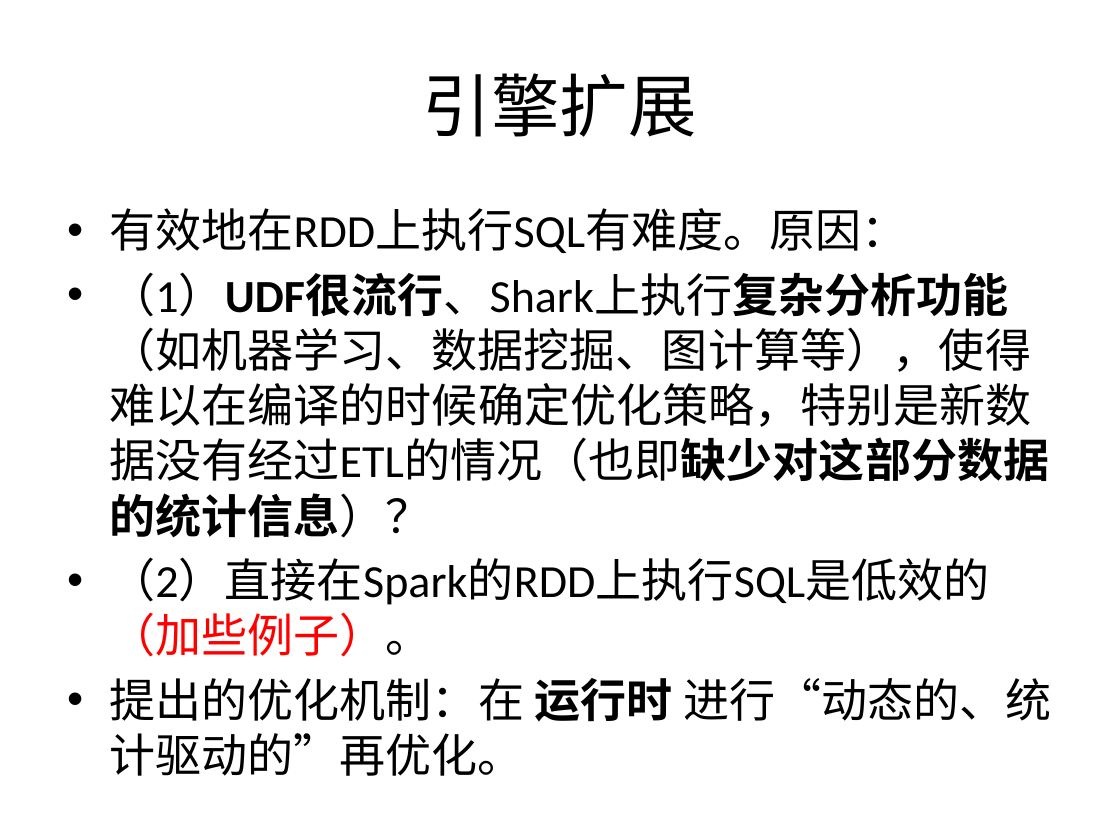
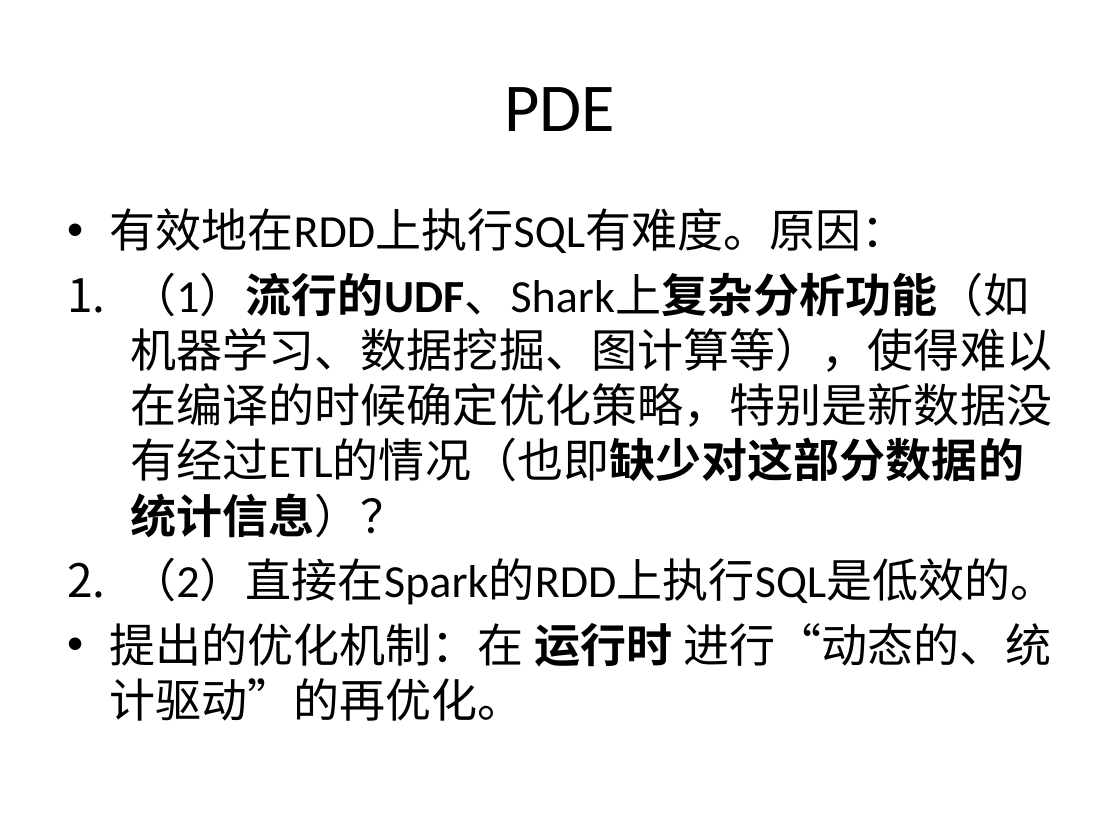
Before and after one commit to wuxingdexian/seminar, a slide deck: slide 29 of 整合.pptx (slide 27 before the commit). Drawn at 1120x840 pixels with LibreOffice and Linux fonts; fonts in the diff are those of the drawing. Boxes give left, top, right and bottom in pixels: in the first picture for what was removed or moved away, otherwise in the second. Text is boxed around its words. In the diff, an @@ line names an element or a change of style, - is before the commit and + after.

```diff
--- a/整合.pptx
+++ b/整合.pptx
@@ title at <box>504,87,615,131</box>: text changed @@
-引擎扩展
+PDE
@@ text at <box>67,272,1057,721</box>: text changed @@
-• （1）UDF很流行、Shark上执行复杂分析功能（如机器学习、数据挖掘、图计算等），使得难以在编译的时候确定优化策略，特别是新数据没有经过ETL的情况（也即缺少对这部分数据的统计信息）？
-• （2）直接在Spark的RDD上执行SQL是低效的（加些例子）。
-• 提出的优化机制：在 运行时 进行“动态的、统计驱动的”再优化。
+1. （1）流行的UDF、Shark上复杂分析功能（如机器学习、数据挖掘、图计算等），使得难以在编译的时候确定优化策略，特别是新数据没有经过ETL的情况（也即缺少对这部分数据的统计信息）？
+2. （2）直接在Spark的RDD上执行SQL是低效的。
+• 提出的优化机制：在 运行时 进行“动态的、统计驱动”的再优化。
```
Also in this commit, not shown: 4 other slides changed, 7 slides added, 1 slide removed, 1 other file.
